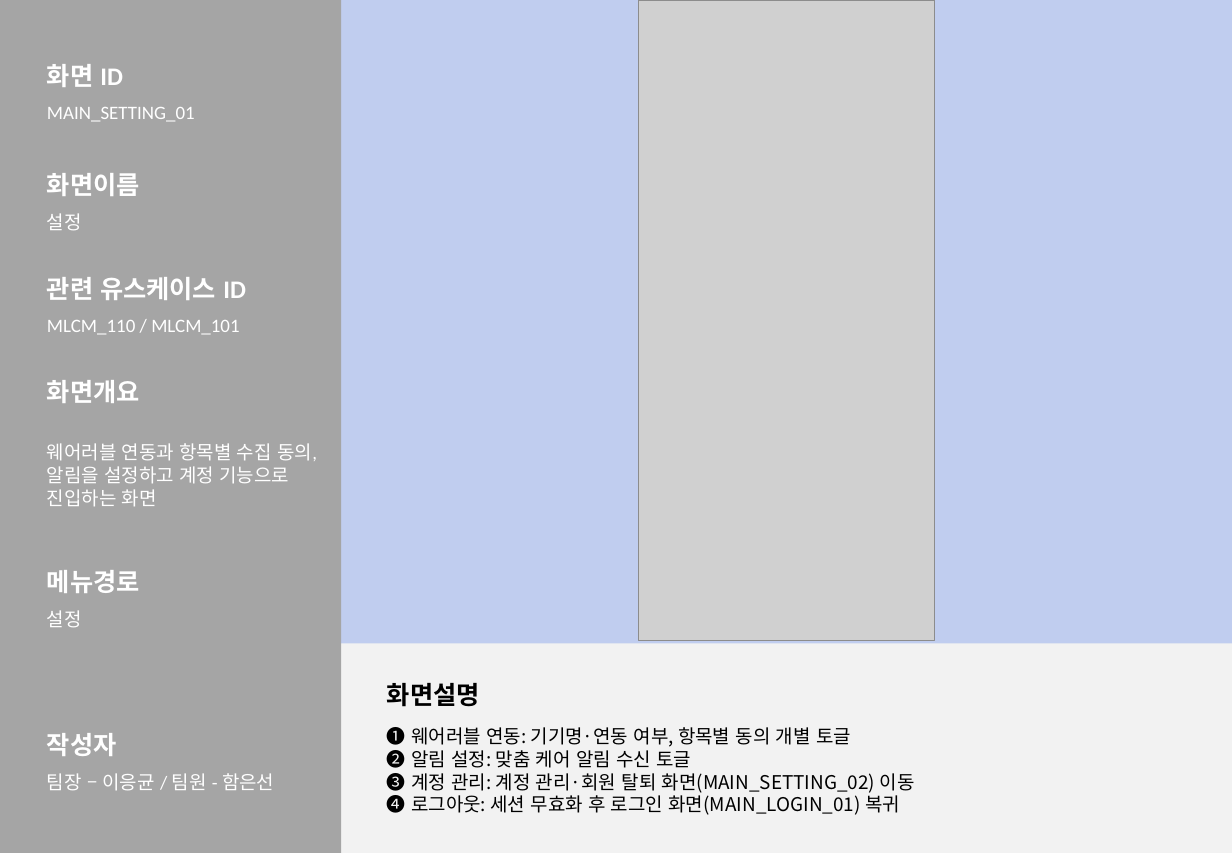
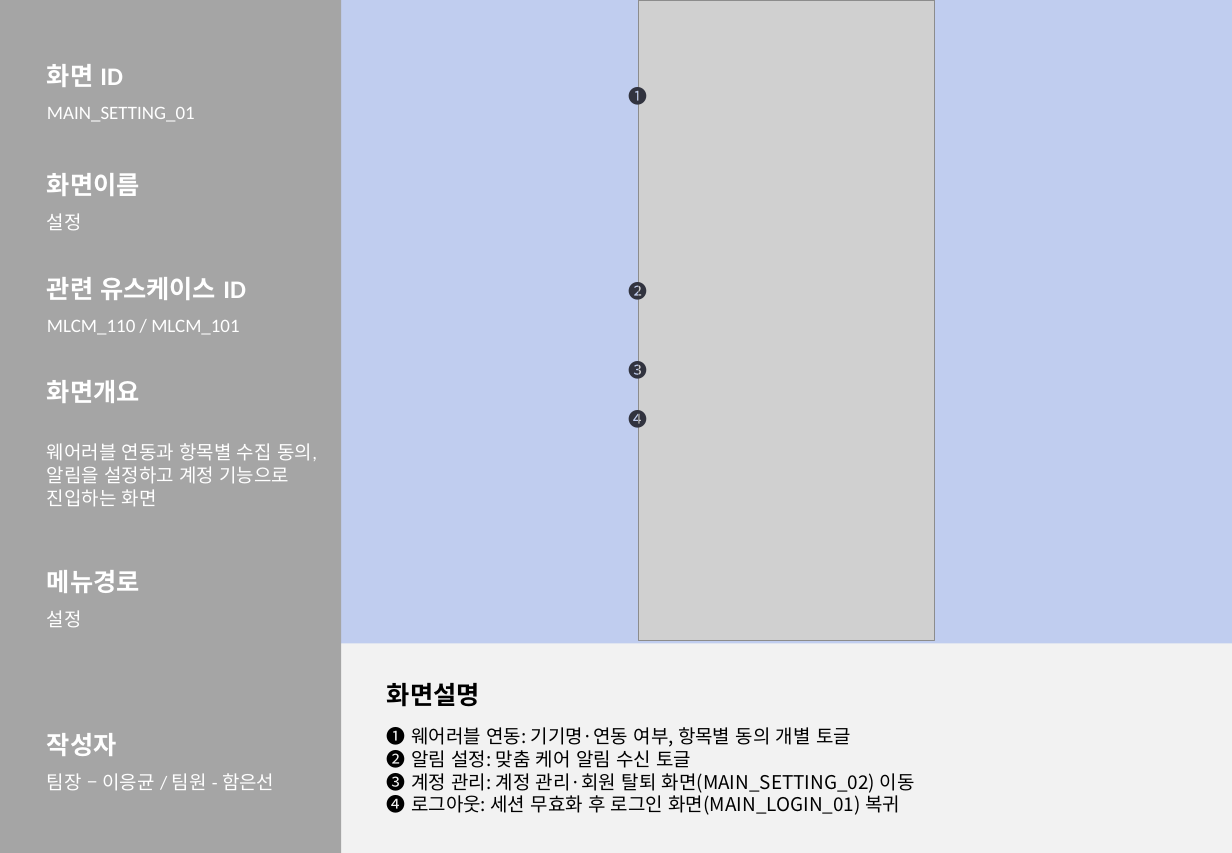
Before and after one commit to 2026-SMHRD-KDT-HealthCare-5/lisn, a slide deck: slide 17 of documents/화면설계서_귀기울임.pptx. Drawn at 1232x853 pixels with LibreOffice and Linux fonts; fonts in the diff are those of the drawing; grey boxes stand for pictures. Boxes give left, top, right and bottom in pixels: in the first picture for what was removed or moved away, otherwise in the second. Text is boxed around its words. In the diff, an @@ line names an element or a change of style, - is before the commit and + after.

```diff
--- a/documents/화면설계서_귀기울임.pptx
+++ b/documents/화면설계서_귀기울임.pptx
@@ text added at [629, 84, 648, 109], 12 pt, text #31333F @@
+❶
@@ text added at [629, 278, 648, 303], 12 pt, text #31333F @@
+❷
@@ text added at [629, 358, 648, 383], 12 pt, text #31333F @@
+❸
@@ text added at [629, 406, 648, 431], 12 pt, text #31333F @@
+❹
```
Also in this commit, not shown: 15 other slides changed, 3 other files.
